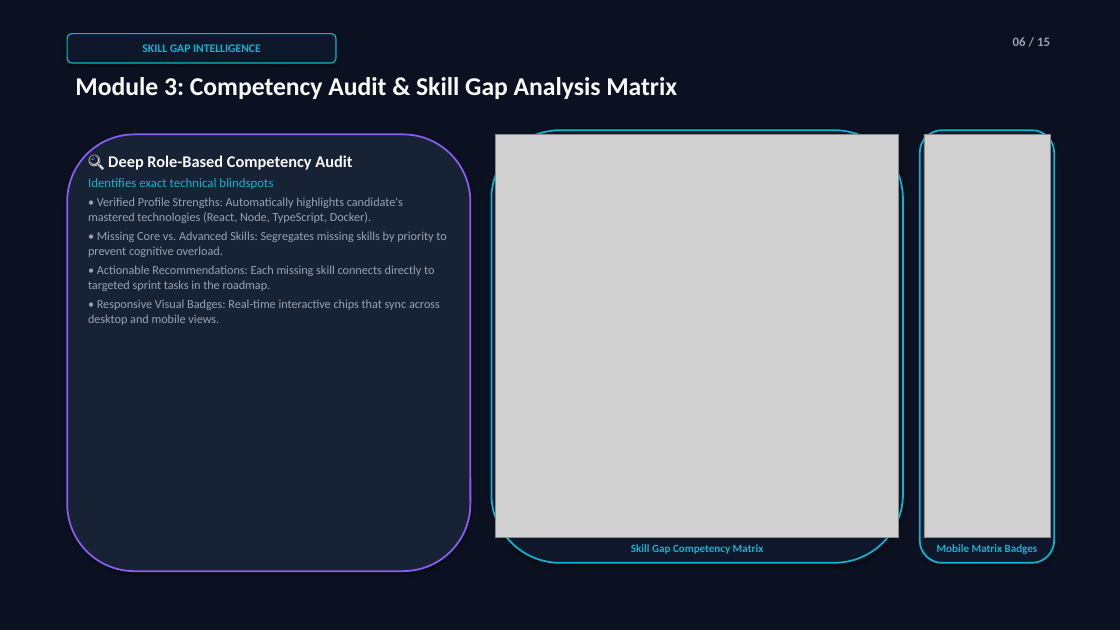
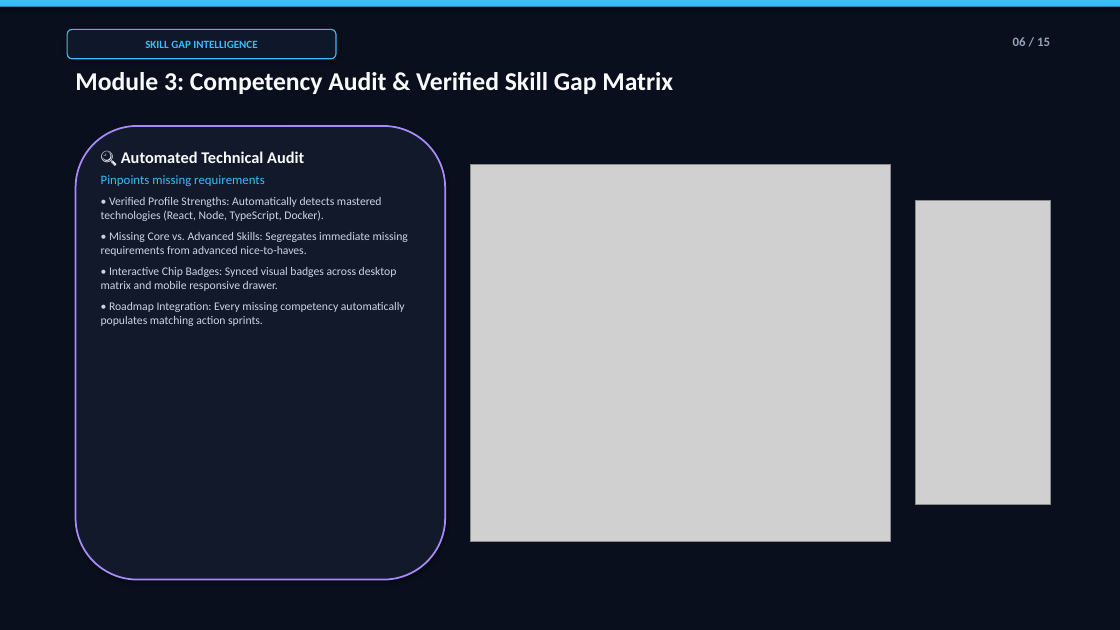
Before and after one commit to raj40870-pixel/Ai-skill-, a slide deck: slide 6 of The_Hustlers_Career_Nav_AI_Presentation.pptx. Drawn at 1120x630 pixels with LibreOffice and Linux fonts; fonts in the diff are those of the drawing; grey boxes stand for pictures. Boxes give left, top, right and bottom in pixels: in the first picture for what was removed or moved away, otherwise in the second. Text is boxed around its words. In the diff, an @@ line names an element or a change of style, - is before the commit and + after.

```diff
--- a/The_Hustlers_Career_Nav_AI_Presentation.pptx
+++ b/The_Hustlers_Career_Nav_AI_Presentation.pptx
@@ rectangle at (x1=0, y1=0, x2=1120, y2=630): fill #0B1120 to #0A0F1D @@
@@ rectangle added at (x1=0, y1=0, x2=1120, y2=7), fill #38BDF8 @@
@@ rounded rectangle "SKILL GAP INTELLIGENCE" moved from (x1=67, y1=34, x2=336, y2=63) to (x1=67, y1=29, x2=336, y2=59) @@
@@ rounded rectangle "SKILL GAP INTELLIGENCE" at (x1=67, y1=29, x2=336, y2=59): size 10 to 9.5 pt, text colour #06B6D4 to #38BDF8; outline #06B6D4 1 pt to #38BDF8 1 pt @@
@@ text at (x1=75, y1=72, x2=673, y2=94): text changed @@
-Module 3: Competency Audit & Skill Gap Analysis Matrix
+Module 3: Competency Audit & Verified Skill Gap Matrix
@@ rounded rectangle resized from (x1=67, y1=134, x2=471, y2=571) to (x1=76, y1=126, x2=445, y2=580) @@
@@ rounded rectangle at (x1=76, y1=126, x2=445, y2=580): fill #182235 to #12192B; outline #8B5CF6 1.5 pt to #A78BFA 1.5 pt @@
@@ rounded rectangle removed at (x1=492, y1=130, x2=903, y2=563) @@
@@ rounded rectangle removed at (x1=920, y1=130, x2=1054, y2=563) @@
@@ text at (x1=101, y1=151, x2=408, y2=326): text changed; size 10.5 to 10 pt; text colour #94A3B8 to #CBD5E1 @@
-🔍 Deep Role-Based Competency Audit
-Identifies exact technical blindspots
-• Verified Profile Strengths: Automatically highlights candidate's mastered technologies (React, Node, TypeScript, Docker).
-• Missing Core vs. Advanced Skills: Segregates missing skills by priority to prevent cognitive overload.
-• Actionable Recommendations: Each missing skill connects directly to targeted sprint tasks in the roadmap.
-• Responsive Visual Badges: Real-time interactive chips that sync across desktop and mobile views.
+🔍 Automated Technical Audit
+Pinpoints missing requirements
+• Verified Profile Strengths: Automatically detects mastered technologies (React, Node, TypeScript, Docker).
+• Missing Core vs. Advanced Skills: Segregates immediate missing requirements from advanced nice-to-haves.
+• Interactive Chip Badges: Synced visual badges across desktop matrix and mobile responsive drawer.
+• Roadmap Integration: Every missing competency automatically populates matching action sprints.
@@ picture resized from (x1=496, y1=134, x2=899, y2=538) to (x1=471, y1=165, x2=891, y2=542) @@
@@ picture resized from (x1=924, y1=134, x2=1050, y2=538) to (x1=916, y1=201, x2=1050, y2=505) @@
@@ text removed at (x1=631, y1=544, x2=764, y2=554) @@
-Skill Gap Competency Matrix
@@ text removed at (x1=937, y1=544, x2=1038, y2=554) @@
-Mobile Matrix Badges
```
Also in this commit, not shown: 12 other slides changed, 2 slides added, 2 slides removed, 15 other files.
